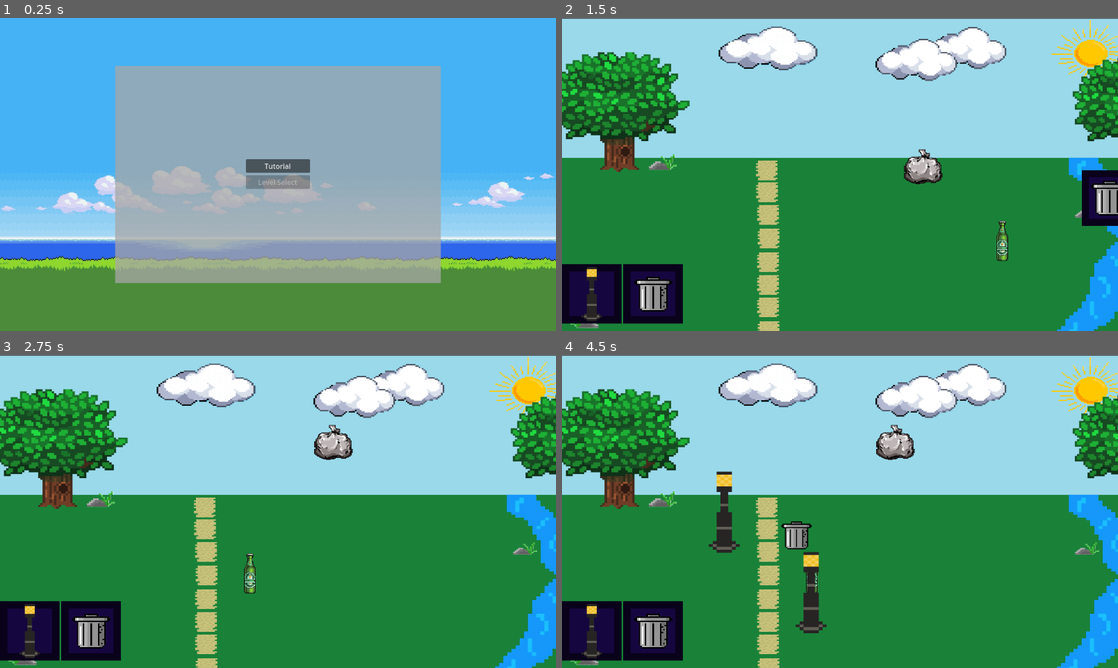
Above: before the commit, frames 1-4 (two rows, left to right).
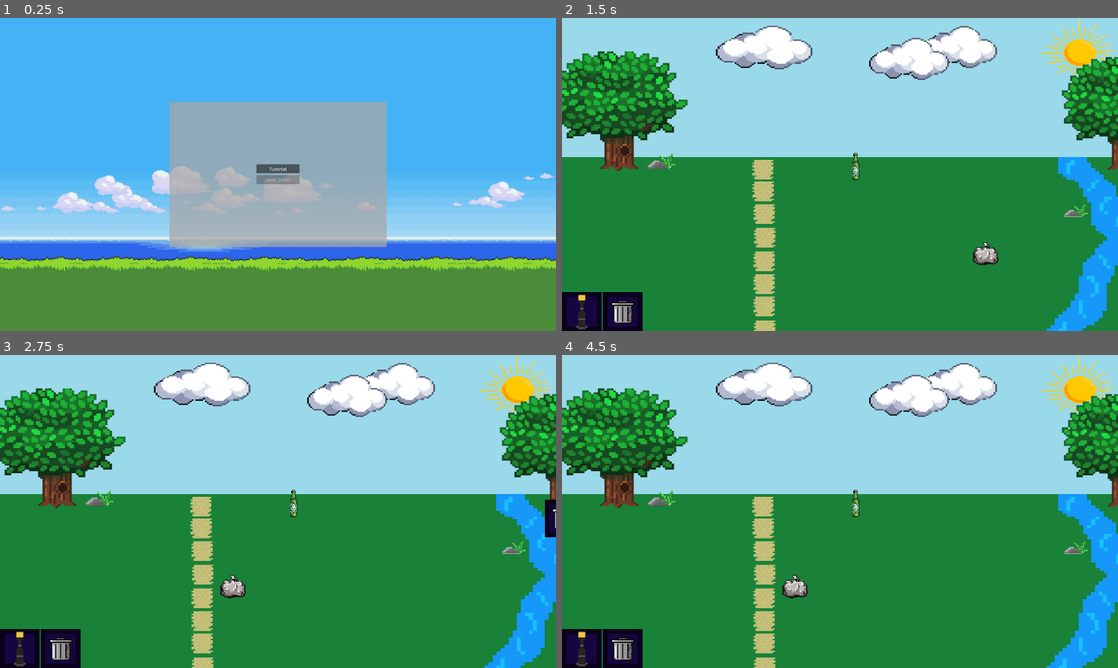
Above: after the commit, the same moments.

Repository: SkinnyJeansPear/PX-Group-2-Repo
Game: Godot game, scene res://Scenes/main_menu.tscn
The game is run twice, just before and just after one commit, with the same random seed, the same clock (stepped at 60 frames per second) and the same inputs.
Inputs (mouse positions are in pixels of both pictures, inside the frame that each line leads up to):
- Up to frame 1 (0.25 s): no input
- Up to frame 2 (1.5 s): click "Tutorial" at 0.5 s; tap Enter at 1.25 s; drag from (940, 199) to (895, 105) at 1.27 s
- Up to frame 3 (2.75 s): drag from (439, 577) to (250, 574) at 2.02 s
- Up to frame 4 (4.5 s): move the mouse to (589, 630) at 2.77 s; click (589, 630) at 2.92 s; drag from (650, 630) to (673, 464) at 3.52 s; move the mouse to (1006, 558) at 4.27 s; click (1006, 558) at 4.42 s

The runs differ from the first frame. In frame 1, 23% of the frame differs, in the area x 0-100%, y 15-85%; in frame 2, 16%; in frame 3, 15%; in frame 4, 17%.

Commit message:
Changed the way objects are placed and res
Resolution of the game has been changed and can be dynamically changed.

The user is now able to place objects wherever they want instead of a fixed position.

Diff:
--- a/Scenes/Levels/Test.tscn
+++ b/Scenes/Levels/Test.tscn
@@ -36,10 +36,10 @@
 
 [node name="Garbage" type="TextureRect" parent="CanvasLayer/DragLayer"]
 layout_mode = 0
-offset_left = 800.0
-offset_top = 350.0
-offset_right = 928.0
-offset_bottom = 478.0
+offset_left = 1400.0
+offset_top = 750.0
+offset_right = 1528.0
+offset_bottom = 878.0
 texture = ExtResource("2_detqq")
 expand_mode = 1
 script = ExtResource("3_yo840")
@@ -55,15 +55,8 @@
 script = ExtResource("3_yo840")
 
 [node name="Background" type="TextureRect" parent="."]
-anchors_preset = 15
-anchor_right = 1.0
-anchor_bottom = 1.0
-offset_left = -2.0
-offset_top = 2.0
-offset_right = 1308.0
-offset_bottom = 722.0
-grow_horizontal = 2
-grow_vertical = 2
+offset_right = 1920.0
+offset_bottom = 1080.0
 texture = ExtResource("1_lje5a")
 expand_mode = 1
 
@@ -81,9 +74,9 @@
 
 [node name="ScrollContainer" type="ScrollContainer" parent="NavBar"]
 layout_mode = 0
-offset_top = 566.0
+offset_top = 945.0
 offset_right = 1280.0
-offset_bottom = 703.0
+offset_bottom = 1082.0
 
 [node name="HBoxContainer" type="HBoxContainer" parent="NavBar/ScrollContainer"]
 layout_mode = 2
@@ -143,10 +136,10 @@
 
 [node name="TextureRect" type="TextureRect" parent="TrashBar"]
 layout_mode = 0
-offset_left = 1350.0
-offset_top = 350.0
-offset_right = 1478.0
-offset_bottom = 478.0
+offset_left = 1950.0
+offset_top = 500.0
+offset_right = 2078.0
+offset_bottom = 628.0
 texture = ExtResource("3_pdb2y")
 
 [node name="Bin" type="TextureRect" parent="TrashBar/TextureRect"]
--- a/Scripts/game_manager.gd
+++ b/Scripts/game_manager.gd
@@ -15,4 +15,4 @@
 	"trashcan": Vector2(0.8,0.8)
 }
 
-var used_positions: Array = []
+var placed_objects: Dictionary = {}
--- a/Scripts/object.gd
+++ b/Scripts/object.gd
@@ -7,15 +7,9 @@
 var drag_sprite: TextureRect = null
 var offset = Vector2.ZERO
 var nav_bar_tween = null
-
-# When dragging
-var drag_scales = {
-	"lamp": Vector2(1, 1),
-	"trashcan": Vector2(0.8, 0.8)
-}
+@onready var game_manager: Node = $"../../../../../GameManager"
 
 
-@onready var game_manager: Node = $"../../../../../GameManager"
 @onready var drag_layer: Control = get_tree().get_root().get_node("Main/CanvasLayer/DragLayer")
 @onready var tilemap: TileMapLayer = get_tree().get_root().get_node("Main/Grid")
 @onready var nav_bar: Control = get_tree().get_root().get_node("Main/NavBar")
@@ -36,38 +30,35 @@
 	if dragging and drag_sprite:
 		drag_sprite.global_position = get_global_mouse_position() - offset
 
-func slide_nav_bar(should_hide: bool):
+func slide_nav_bar(hide: bool):
 	var start_pos = nav_bar.position
 	var end_pos: Vector2
 
-	if should_hide:
+	if hide:
 		end_pos = start_pos + Vector2(0, nav_bar.size.y + 120)  # Slide downward
 	else:
 		end_pos = Vector2(start_pos.x, 0)  # Return to top
 
+	# Cancel any previous tween
 	if nav_bar_tween and nav_bar_tween.is_running():
 		nav_bar_tween.kill()
 
+	# Start a new tween
 	nav_bar_tween = create_tween()
 	nav_bar_tween.tween_property(nav_bar, "position", end_pos, 0.4) \
 		.set_trans(Tween.TRANS_SINE) \
 		.set_ease(Tween.EASE_IN_OUT)
 
-	nav_bar.mouse_filter = MOUSE_FILTER_IGNORE if should_hide else MOUSE_FILTER_STOP
+	# Optional: disable interaction while hidden
+	nav_bar.mouse_filter = MOUSE_FILTER_IGNORE if hide else MOUSE_FILTER_STOP
 
 func start_drag():
 	dragging = true
 	drag_sprite = duplicate()
 	drag_sprite.set_script(null)
-	drag_sprite.name = name
 	drag_layer.add_child(drag_sprite)
 
-
-	var obj_name = drag_sprite.name.to_lower()
-	var scale = drag_scales.get(obj_name, Vector2(1, 1))  # fallback = 1x
-	drag_sprite.scale = scale
-
-	var sprite_size = drag_sprite.get_size() * scale
+	var sprite_size = drag_sprite.get_size()
 	offset = sprite_size / 2
 
 	drag_sprite.global_position = get_global_mouse_position() - offset
@@ -76,50 +67,35 @@
 	await get_tree().process_frame
 	slide_nav_bar(true)
 
-
 func end_drag():
 	dragging = false
 	if not drag_sprite:
 		return
 
+	var global_pos = get_global_mouse_position()
+	var local_pos = tilemap.to_local(global_pos)
+	var cell = tilemap.local_to_map(local_pos)
+	var cell_key = "%d,%d" % [cell.x, cell.y]
+
+	var game_manager = get_tree().get_root().get_node("Main/GameManager")
+
+	# If dropped over NavBar — cancel
 	if is_over_navbar():
+		print("❌ Dropped on NavBar — canceled.")
 		drag_sprite.queue_free()
+
+	# If cell already has any object — cancel
+	elif game_manager.placed_objects.has(cell_key):
+		print("❌ Cell already occupied at:", cell_key)
+		drag_sprite.queue_free()
+
+	# Valid drop — store it and snap to grid
 	else:
-		var object_name = drag_sprite.name.to_lower()
-
-		if game_manager.object_positions.has(object_name):
-			var positions = game_manager.object_positions[object_name]
-			var placed = 0
-
-			for pos in positions:
-				if not game_manager.used_positions.has(pos):
-					var clone = duplicate()
-					clone.set_script(null)
-					clone.name = object_name
-					drag_layer.add_child(clone)
-
-					if game_manager.drag_scales.has(object_name):
-						clone.scale = game_manager.drag_scales[object_name]
-					else:
-						clone.scale = Vector2(1, 1)  # default fallback scale
-
-					clone.global_position = pos
-					clone.z_index = 1000
-					game_manager.used_positions.append(pos)
-
-					placed += 1
-
-			if placed == 0:
-				print("No more positions available for: ", object_name)
-				drag_sprite.queue_free()
-		else:
-			print("Object not recognized, using fallback position.")
-			drag_sprite.global_position = Vector2(600, 400)
-
-	drag_sprite.queue_free()
+		game_manager.placed_objects[cell_key] = drag_sprite
+		drag_sprite.global_position = snap_to_tilemap(global_pos)
+		print("✅ Object placed at:", cell_key)
 	drag_sprite = null
 	slide_nav_bar(false)
-
 
 func is_over_navbar() -> bool:
 	return nav_bar.get_global_rect().has_point(get_global_mouse_position())
--- a/project.godot
+++ b/project.godot
@@ -17,8 +17,10 @@
 
 [display]
 
-window/size/viewport_width=1280
-window/size/viewport_height=720
+window/size/viewport_width=1920
+window/size/viewport_height=1080
+window/stretch/mode="viewport"
+window/stretch/aspect="expand"
 
 [global_group]
 
